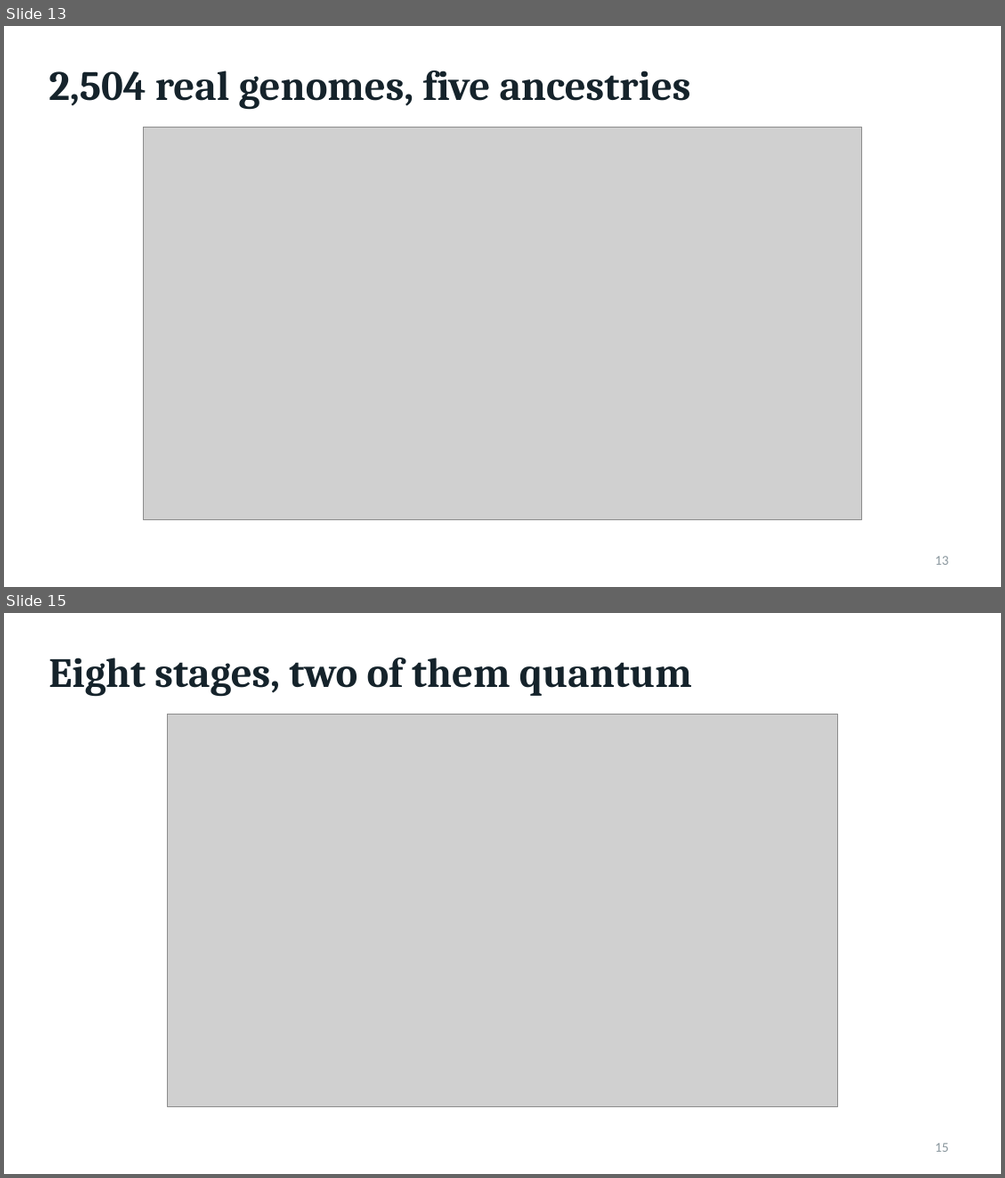
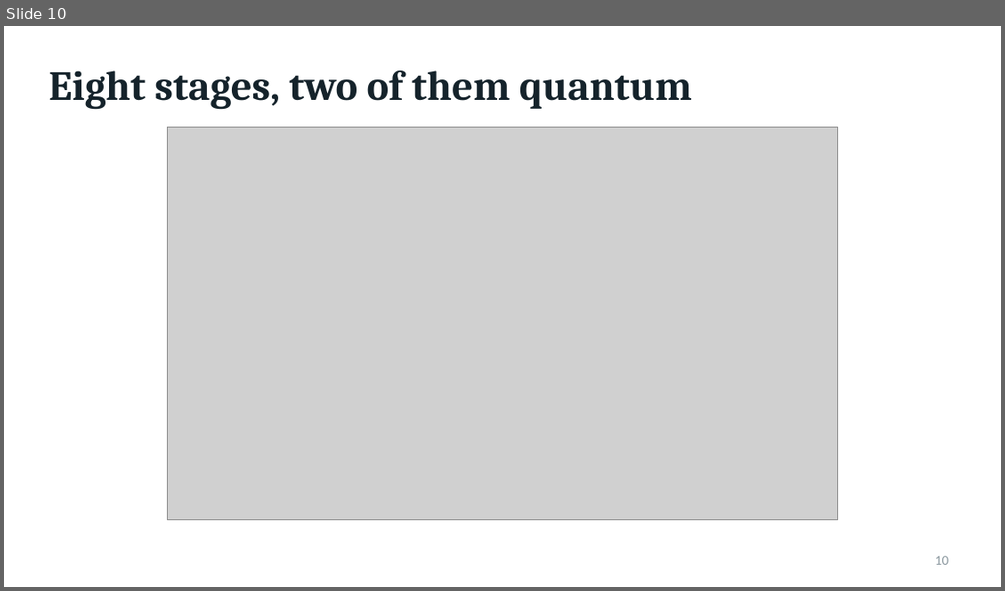
Before and after one commit to coderboic/QGenomix, a slide deck: QGenomix_Final_Panel_Evaluation_Presentation.pptx. Shown one above the other, each under a label of ours: slides 13 and 15 before the commit, slide 10 after it; the slides between them are not shown. The pictures are 1005x1178 and 1005x591 pixels, drawn with LibreOffice and Linux fonts; fonts in the diff are those of the drawing; grey boxes stand for pictures. Boxes give left, top, right and bottom in pixels: in the first picture for what was removed or moved away, otherwise in the second. Text is boxed around its words. In the diff, an @@ line names an element or a change of style, - is before the commit and + after.

```diff
--- a/QGenomix_Final_Panel_Evaluation_Presentation.pptx
+++ b/QGenomix_Final_Panel_Evaluation_Presentation.pptx
@@ slide 13 removed at (x1=4, y1=26, x2=1001, y2=587), background #FFFFFF @@
@@ title removed at (x1=48, y1=70, x2=691, y2=110) @@
-2,504 real genomes, five ancestries
@@ picture removed at (x1=144, y1=127, x2=862, y2=520) @@
@@ page number removed at (x1=935, y1=556, x2=948, y2=564) @@
-13
@@ what was slide 15 is now slide 10 @@
@@ page number at (x1=935, y1=556, x2=948, y2=564): text changed @@
-15
+10
```
Also in this commit, not shown: 7 slides changed, 1 slide added, 12 other slides removed, 8 other files.
